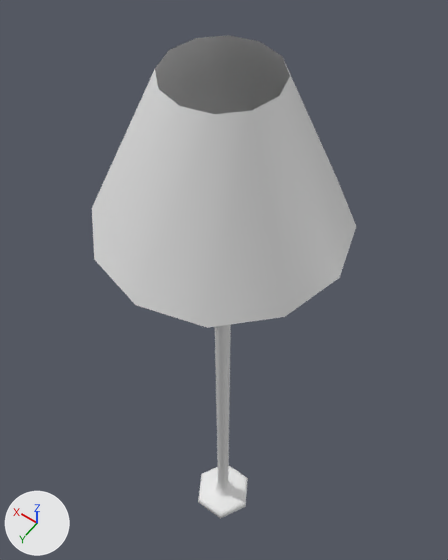
What one commit did to the FBX model PlayAwardSrc/Assets/PlayAward/Gfx/FBX/lampara_pie/lampara_pie.FBX.
Rendered twice from a 50 mm lens placed at (-0.81, 1.12, 3.94), pointed at (0.18, -0.26, 1.76). Arrows for +X, +Y and +Z are at lower left; the lights stay in place. Where no turn or scale is listed for an object, it has been applied to the vertices.

The first picture shows 'lampara_base'.
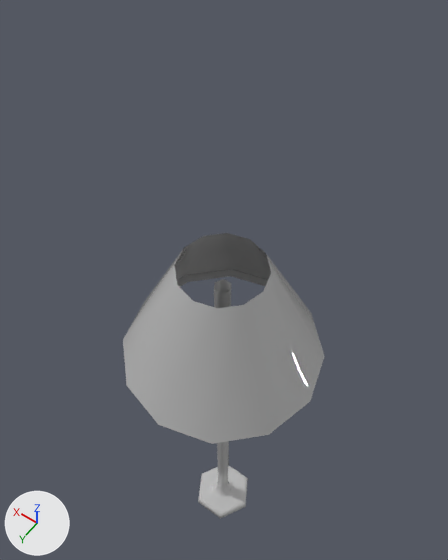
Changed parts and their boxes (x1, y1, x2, y2) in the pictures (448 x 560 px; the box of a moved part takes in the faces that stretch with it):
'lampara_base', reshaped, recoloured (white to grey, 23% narrower, 41% shorter)
    before: (92, 35, 356, 519)
    after: (123, 233, 325, 519)
part 1 of me_mesh, moved or reshaped
    before: (92, 35, 356, 328)
    after: (123, 233, 325, 444)
part 2 of me_mesh, moved or reshaped
    before: (215, 324, 231, 483)
    after: (214, 279, 231, 483)
part 3 of me_mesh, recoloured (white to grey)
    both: (198, 466, 248, 519)

Edits to the bpy script that builds the scene:
```text
Add mat_01___default:
    mat_01___default = principled_material('01 - Default')
    mat_01___default.base_color = (0.5, 0.5, 0.5)  # grey #bcbcbc
    mat_01___default.roughness = 0.0
Add mat_02___default:
    mat_02___default = principled_material('02 - Default')
    mat_02___default.base_color = (0.5, 0.5, 0.5)  # grey #bcbcbc
    mat_02___default.roughness = 0.0
Change me_mesh:
    where me_mesh.from_pydata(...)  # 180 vertices, 162 faces; spans x -0.42..0.42, y -0.42..0.42, z 0.0..3.02
    used by ob_lampara_base; location = (0.0, 0.0, 0.0)
    before: 23 (0.03, 0.0, 2.64), 47 (0.02, 0.03, 2.64), 71 (-0.02, 0.03, 2.64), 95 (-0.03, 0.0, 2.64), 119 (-0.02, -0.03, 2.64)
    before: 143 (0.02, -0.03, 2.64)
    me_mesh part 1: the loose piece of 36 vertices spanning x -0.42..0.42, y -0.42..0.42, z 2.5..3.02 is moved by (0.0, 0.0, -0.79)
    me_mesh part 2
    add for i in [23, 47, 71, 95, 119, 143]: me_mesh.vertices[i].co += Vector((0.0, 0.0, -0.5))
    me_mesh part 3: all 138 faces centred in x -0.13..0.13, y -0.15..0.15, z 0.0..1.44 switch from no material to mat_01___default (grey #bcbcbc)
    add me_mesh.materials.append(mat_02___default)  # grey #bcbcbc
```
